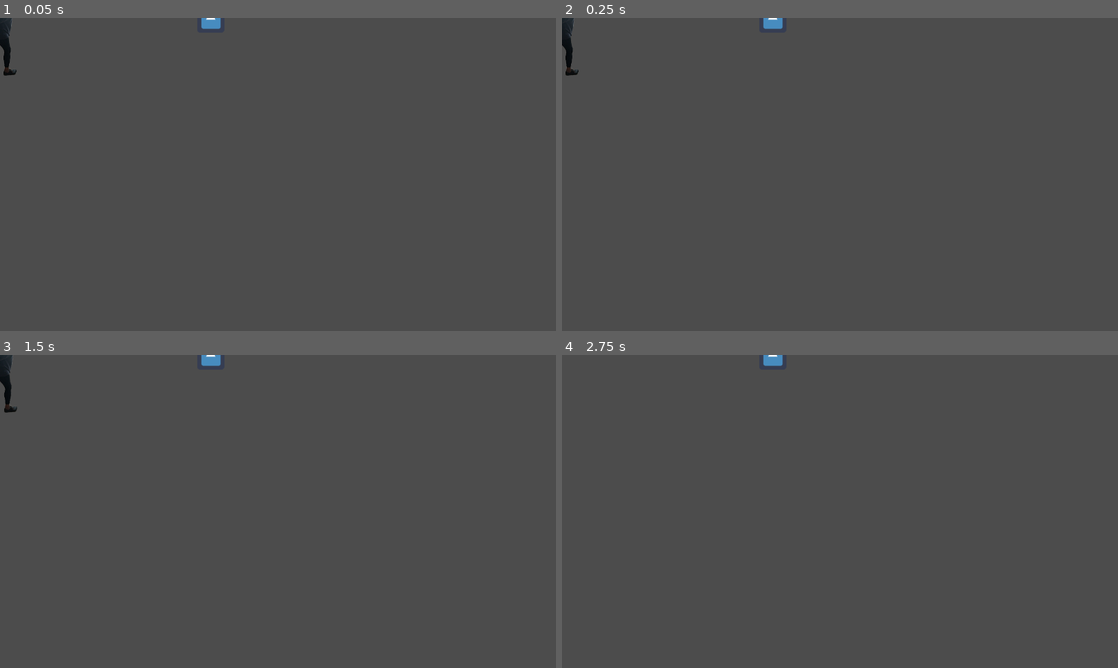
Above: before the commit, frames 1-4 (two rows, left to right).
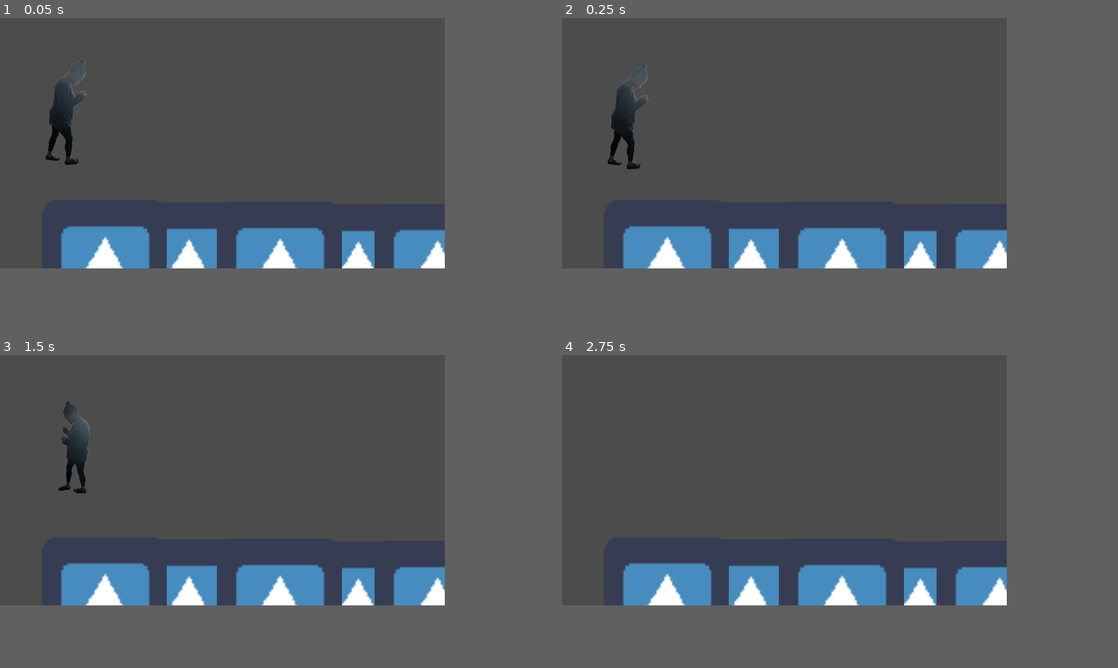
Above: after the commit, the same moments.

Repository: TerriWil/AR218_Wilson
Game: Godot game, scene res://Scenes/Level 1.tscn
Two runs of this game, one before a commit and one after it. Both use one fixed random seed, a clock stepped at 60 frames per second and the inputs below. The project has no main scene, so this scene is started directly. The engine's default icon, where the game draws it, is replaced by a stand-in: a white triangle on a blue panel in a dark square.
Inputs:
- Up to frame 1 (0.05 s): no input
- Up to frame 2 (0.25 s): no input
- Up to frame 3 (1.5 s): tap Enter at 0.5 s; hold A (right) from 0.53 s (still down); tap Space (jump) at 0.6, 0.77, 1.07, 1.35 s
- Up to frame 4 (2.75 s): tap Space (jump) at 1.52, 1.82, 2.1 s; release A (right) at 2.03 s; hold D (left) from 2.03 s (still down)
The window is 800x450 before the commit and 640x360 after it. Grey fills any space a smaller window leaves; there, only what the larger window draws over its background counts as a difference.

The runs differ from the first frame. In frame 1, 8.5% of the frame differs, in the area x 0-80%, y 0-80%; in frame 2, 8.5%; in frame 3, 8.4%; in frame 4, 7.4%.

Commit message:
Player Update 09302021

Diff:
--- a/Platformer GoDo/Scenes/Level 1.tscn
+++ b/Platformer GoDo/Scenes/Level 1.tscn
@@ -6,7 +6,28 @@
 [node name="Level 1" type="Node2D"]
 
 [node name="Platform 1" parent="." instance=ExtResource( 1 )]
-position = Vector2( 477, -2 )
+position = Vector2( 203.967, 293.257 )
+
+[node name="Platform 2" parent="." instance=ExtResource( 1 )]
+position = Vector2( 447.722, 296.431 )
+
+[node name="Platform 3" parent="." instance=ExtResource( 1 )]
+position = Vector2( 561.739, 295.111 )
+
+[node name="Platform 4" parent="." instance=ExtResource( 1 )]
+position = Vector2( 945.97, -2.00003 )
+
+[node name="Platform 5" parent="." instance=ExtResource( 1 )]
+position = Vector2( 1098.8, -10.9899 )
+
+[node name="Platform 6" parent="." instance=ExtResource( 1 )]
+position = Vector2( 1208.17, -7.99326 )
+
+[node name="Platform 7" parent="." instance=ExtResource( 1 )]
+position = Vector2( 83.3801, 289.905 )
+
+[node name="Platform 8" parent="." instance=ExtResource( 1 )]
+position = Vector2( 335.031, 292.239 )
 
 [node name="Player" parent="." instance=ExtResource( 2 )]
-position = Vector2( 6, 10 )
+position = Vector2( 86.9575, 137.081 )
--- a/Platformer GoDo/Scenes/Platform 1.tscn
+++ b/Platformer GoDo/Scenes/Platform 1.tscn
@@ -3,16 +3,16 @@
 [ext_resource path="res://icon.png" type="Texture" id=1]
 
 [sub_resource type="RectangleShape2D" id=1]
-extents = Vector2( 42.6501, 32.7798 )
+extents = Vector2( 41.63, 52.7798 )
 
 [node name="Platform 1" type="StaticBody2D"]
 
 [node name="CollisionShape2D" type="CollisionShape2D" parent="."]
-position = Vector2( 8.1895, 3.77975 )
+position = Vector2( 5.1895, 5.77975 )
 scale = Vector2( 0.980314, 1 )
 shape = SubResource( 1 )
 
 [node name="Sprite" type="Sprite" parent="."]
-position = Vector2( 8.1895, 3.77975 )
-scale = Vector2( 0.980314, 1 )
+position = Vector2( 66.6895, 73.2797 )
+scale = Vector2( 2.80844, 3.17188 )
 texture = ExtResource( 1 )
--- a/Platformer GoDo/Scenes/Player.gd
+++ b/Platformer GoDo/Scenes/Player.gd
@@ -1,12 +1,32 @@
 extends KinematicBody2D
+
+const GRAVITY = 35
 
 var velocity = Vector2(0,0)
 
+export var speed= 100
+export var jump = -900
+
 func _physics_process(delta):
 	if Input.is_action_just_pressed("right"):
-		velocity.x=100
-	elif Input. is_action_pressed("left"):
-			velocity.x=-100
-	else:velocity.x=0
+		$AnimatedSprite.play("Walk")
+		$AnimatedSprite.flip_h = false
+		velocity.x= speed
+	elif Input.is_action_pressed("left"):
+		$AnimatedSprite.play("Walk")
+		$AnimatedSprite.flip_h = true
+		velocity.x=-speed
+	else:
+		velocity.x=0
 
-	move_and_slide(velocity)
+
+	if Input.is_action_just_pressed("jump") and is_on_floor():
+		velocity.y += jump
+
+	if not is_on_floor():
+		$AnimatedSprite.play("jump")
+		#get_node ("AnimatedSprite")
+		velocity.y += GRAVITY
+		print(velocity)
+
+	move_and_slide(velocity,Vector2.UP)
--- a/Platformer GoDo/Scenes/Player.tscn
+++ b/Platformer GoDo/Scenes/Player.tscn
@@ -25,16 +25,17 @@
 
 [sub_resource type="CapsuleShape2D" id=2]
 radius = 63.3432
-height = 122.475
+height = 54.307
 
 [node name="Player" type="KinematicBody2D"]
 script = ExtResource( 4 )
 
 [node name="AnimatedSprite" type="AnimatedSprite" parent="."]
-position = Vector2( 2.98271, 10.0282 )
+position = Vector2( 6.98721, -0.650505 )
+scale = Vector2( 0.66629, 0.635005 )
 frames = SubResource( 1 )
 animation = "Idle"
 
 [node name="CollisionShape2D" type="CollisionShape2D" parent="."]
-position = Vector2( 2.51984, -2.51984 )
+position = Vector2( 6.52436, 5.4892 )
 shape = SubResource( 2 )
--- a/Platformer GoDo/project.godot
+++ b/Platformer GoDo/project.godot
@@ -15,8 +15,8 @@
 
 [display]
 
-window/size/width=1280
-window/size/height=720
+window/size/width=640
+window/size/height=360
 
 [input]
 
